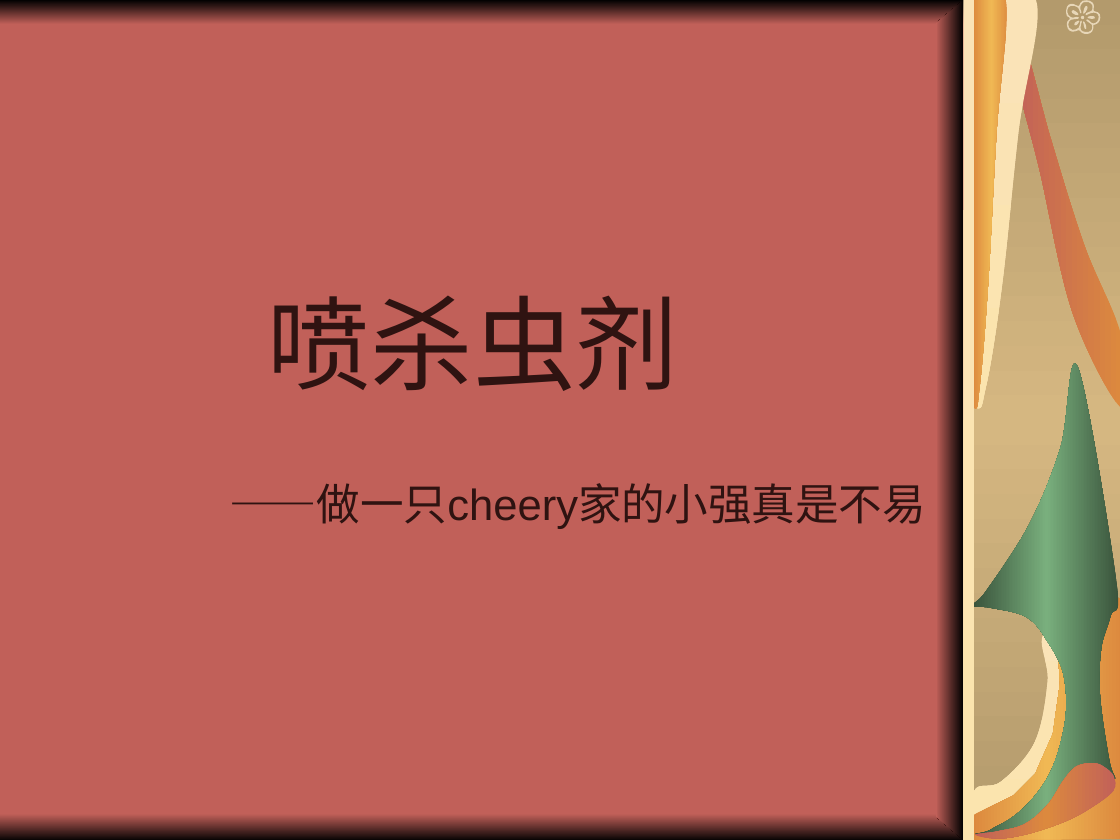
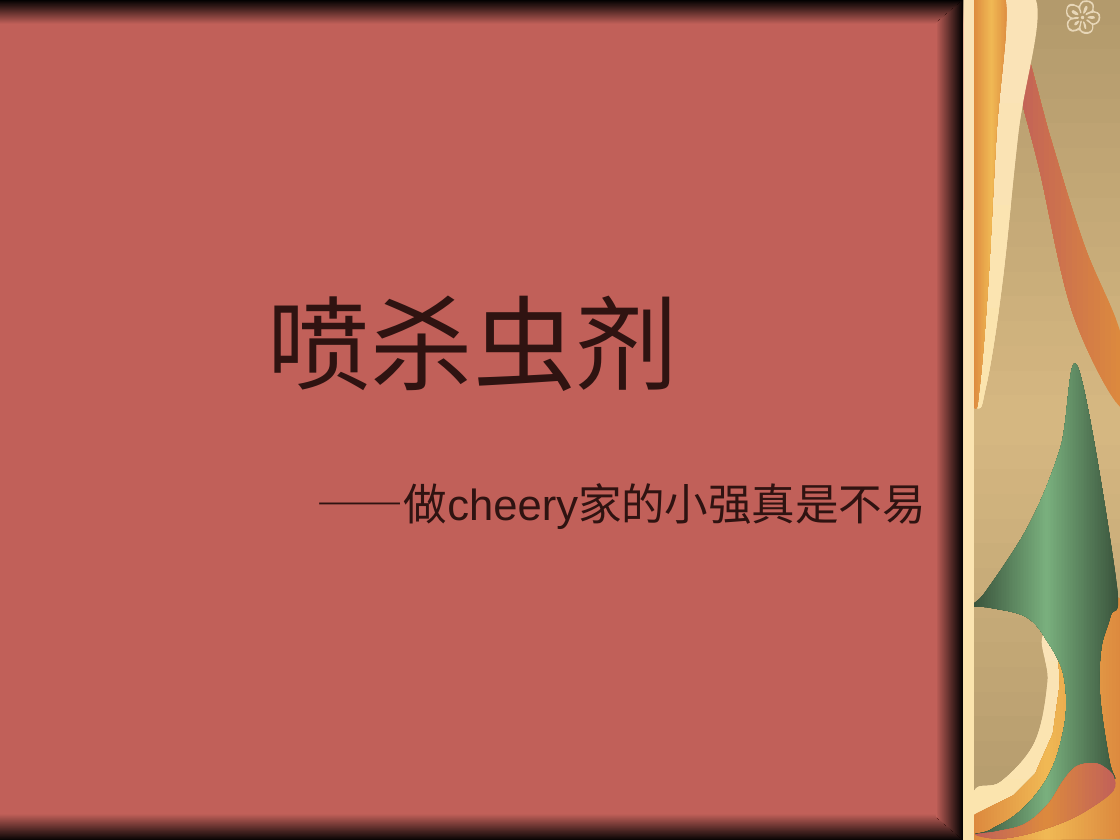
Before and after one commit to choclover/Tips-Doc, a slide deck: slide 10 of 3 kinds of youth.ppt. Drawn at 1120x840 pixels with LibreOffice and Linux fonts; fonts in the diff are those of the drawing; background and template pictures are left out. Boxes give left, top, right and bottom in pixels: in the first picture for what was removed or moved away, otherwise in the second. Text is boxed around its words. In the diff, an @@ line names an element or a change of style, - is before the commit and + after.

Commit message:
2011-12-27 commit

```diff
--- a/3 kinds of youth.ppt
+++ b/3 kinds of youth.ppt
@@ text at <box>317,483,926,529</box>: text changed @@
-——做一只cheery家的小强真是不易
+——做cheery家的小强真是不易
```
